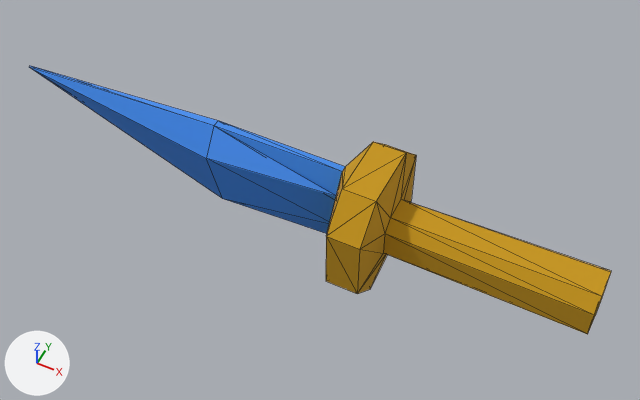
An edit to the glTF model client/public/assets/equipment/weapon/MithrilDagger.glb, drawn before and after from the same camera.
Rendered twice from a 50 mm camera at (0.1, -0.249, 1.311) aimed at (-0.026, 0.002, 0.996). Arrows for +X, +Y and +Z are at lower left; the lights stay in place. The first picture is the older version. Mesh edges are drawn as thin lines. Where no turn or scale is listed for an object, it has been applied to the vertices.

The scene before the commit, as lines of its bpy script (objects in view):
```python
mat_material_012 = principled_material('Material.012')
mat_material_012.base_color = (0.043, 0.252, 0.85)  # blue #3a89ed
mat_material_012.roughness = 0.6
me_cube_027 = bpy.data.meshes.new('Cube.027')
me_cube_027.from_pydata(...)  # 50 vertices, 96 faces; spans x -0.19..0.108, y -0.031..0.031, z -0.031..0.031
# faces by material slot: [72, 24]
me_cube_027.materials.append(mat_material_011)  # yellow #c79612
me_cube_027.materials.append(mat_material_012)  # blue #3a89ed
ob_dagger = bpy.data.objects.new('Dagger', me_cube_027)
ob_dagger.location = (0.0, 0.0, 1.0)
```
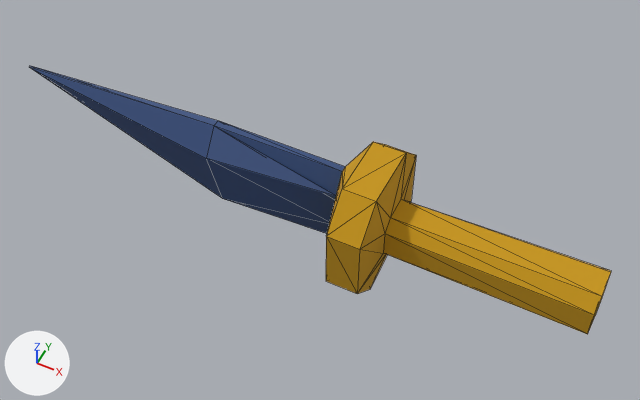
The change, as a list of edits to the scene's bpy script:
```text
Change mat_material_012:
    mat_material_012.base_color: (0.043, 0.252, 0.85) -> (0.0348, 0.0747, 0.205)  # blue #3a89ed -> blue #344d7d
```

Pixel boxes (x1, y1, x2, y2) of what changed, in the pictures (640 x 400 px):
'Dagger', recoloured (darker): (29, 66, 348, 235) in both
